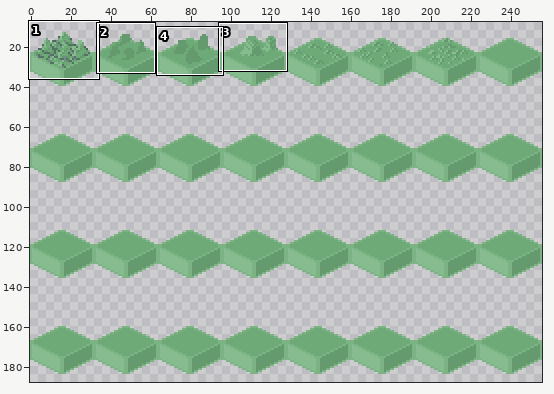
Two states of a pixel-art file, assets/overworld/kudzu_tile_decorations.aseprite. The first picture is a wide view before the edit; the outline marks the close-up.
Close-up. As it was:
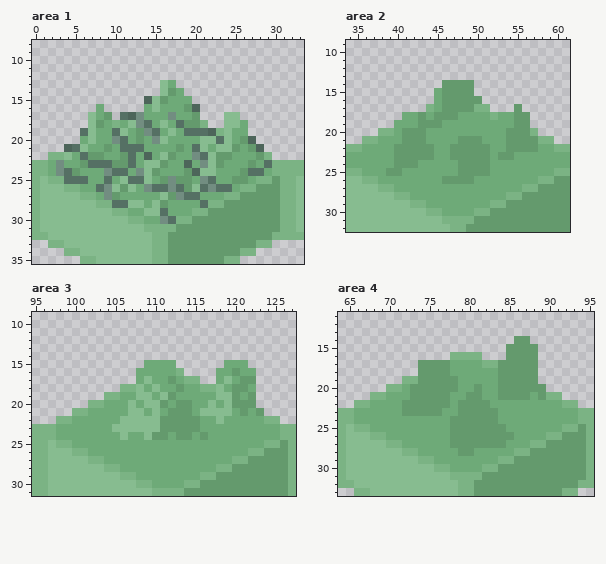
256x192 pixels, 1 frame. Shown: area 1: x 0..33, y 8..35; area 2: x 34..61, y 9..32; area 3: x 95..127, y 9..31; area 4: x 64..95, y 11..33. The wide view leaves out empty margins. The commit also changed other parts of the picture, which this record leaves out.
The result:
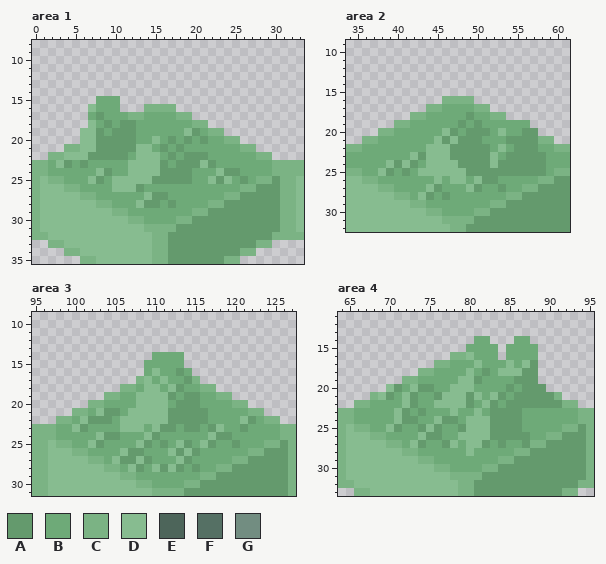
Palette (. is transparent): A #649a6d  B #6eaa78  C #7bb384  D #87bc90  E #4d655a  F #557064  G #728d81
Difference:
layer "vine floor" added
layer "Layer 4" added
layer "Flattened" added
layer "Group 1/Layer 2" removed
layer "Group 1/Layer 2 #2" removed
layer "Group 1/Layer 2 #3" removed
layer "Group 1/Layer 2 #4" removed
layer "Group 1/Layer 3" removed
layer "lgt green/original" removed
layer "lgt green/dark" removed
layer "lgt green/light" removed
Area 1:
y 13: x 16..17 DB -> ..
y 14: x 16..18 DAB -> ...
y 15: x 8..10 ... -> BBB; x 14..19 EDABBB -> ......
y 16: x 7 . -> D; x 9..10 .. -> BB; x 14..20 BDBBBAE -> CCCC...
y 17: x 7..13 DBA.FEG -> BABBBCC; x 17..20 GBBA -> BCC.; x 24..25 DD -> ..
y 18: x 8..14 ABCBDGF -> BABAABB; x 16 D -> B; x 18..20 FAA -> BBC; x 24..26 DDB -> ...
y 19: x 6 F -> D; x 8 B -> A; x 10..15 FDBAGF -> AAABBB; x 17 D -> B; x 19..22 FFFE -> DABC; x 24..26 DBB -> ...
y 20: x 6 B -> D; x 8..13 BBGFBA -> AAAAAB; x 15..17 GDB -> DBA; x 19 B -> A; x 21..27 DDFDBAE -> ABBCC..
y 21: x 4..5 EF -> CC; x 7..8 BB -> DA; x 10..14 BFFFB -> AAADD; x 16 B -> A; x 20..21 FD -> BB; x 23..28 DDABAE -> BBBCC.
y 22: x 5..6 BF -> DD; x 9..10 BB -> AA; x 12..16 FBEBD -> BDDDB; x 19..24 BGFDAA -> AAABBB; x 28 A -> C
y 23: x 3..4 GB -> DA; x 7..13 FFFAAFB -> BBBBBDD; x 18..23 BEBGDA -> AAADAB; x 27 A -> B; x 29 F -> B
y 24: x 3..5 GFA -> BBB; x 8..13 BGFFBG -> DABBDD; x 15..18 ABBB -> DAAA; x 20..28 EDDBBBAFF -> BBBDAABBB
y 25: x 4..10 FFFBBFB -> BBBDABD; x 12..13 FF -> DD; x 15 B -> A; x 17 G -> A; x 21..25 GFBBA -> BDADB
y 26: x 8..9 FG -> BB; x 11 A -> D; x 13..24 BGFFGFADFGFF -> ABBBBBBBBBBB
y 27: x 9..10 GA -> BB; x 14..20 BBDAGFF -> DAABBBB
y 28: x 10..12 FFD -> BBB; x 14..17 BDAB -> AABA; x 21 F -> B
y 29: x 14..16 DDF -> BBB
y 30: x 16..17 GF -> BB
Area 2:
y 14: x 46..49 AAAA -> ....
y 15: x 45..49 BAAAA -> .....
y 16: x 45..50 BAAAAA -> .CCCC.
y 17: x 45..49 BAAAA -> CBBBB; x 55 A -> .
y 18: x 41..43 BBA -> .CC; x 45..47 AAA -> BBB; x 49 B -> A; x 53..56 BBAA -> C...
y 19: x 40..41 BB -> CC; x 43..45 AAA -> BBB; x 48 B -> A; x 50 B -> A; x 55..56 AA -> BB
y 20: x 41..43 AAA -> BBB; x 46..47 BB -> DA; x 49..51 BBB -> AAA; x 53..55 BAA -> DBB; x 57 C -> A
y 21: x 41..43 AAA -> BBB; x 45..47 BBB -> DAD
y 22: x 40..46 AAAAABB -> BBBBDDD; x 53..54 BA -> DB
y 23: x 40..42 AAA -> BBD; x 44..46 ABB -> DDD; x 52..53 BA -> DB; x 55..58 BBBB -> AAAA
y 24: x 39 B -> D; x 41 A -> D; x 44..47 BBBB -> DDDD; x 52..58 BBBBBBB -> DAAAAAA
y 25: x 38 B -> D; x 40..41 AB -> BA; x 43..48 BBBBBA -> DDDDDD; x 52..58 BBBBBBB -> AAAAAAA
y 26: x 45..52 BAAAABBB -> DBDDBDAA
y 27: x 44..45 BB -> DA; x 49..50 BB -> DA; x 53 B -> A
y 28: x 43..44 BB -> DA; x 46 B -> A
Area 3:
y 14: x 110..113 .... -> BBBB
y 15: x 113 . -> B; x 119..121 BBB -> ...
y 16: x 108 B -> .; x 110 B -> D; x 113..114 C. -> AB; x 118..122 BBABB -> .....
y 17: x 108 B -> C; x 111..112 BA -> DB; x 114 C -> A; x 118..122 BDBAA -> .....
y 18: x 108..109 DB -> BD; x 112 B -> D; x 118..122 DBAAB -> .....
y 19: x 110 B -> D; x 114..115 BB -> AA; x 118..122 DDABA -> CC...
y 20: x 107..108 DB -> BD; x 111 A -> D; x 115 B -> A; x 117 D -> B; x 119..122 DAAA -> BCC.
y 21: x 103..105 BBB -> DAA; x 109 B -> D; x 111 B -> D; x 115..119 BDDDD -> AABBB; x 121..123 ABA -> BCC
y 22: x 101..104 BBBB -> DAAA; x 111 A -> D; x 116 B -> A; x 118 D -> B; x 121..122 BB -> DA
y 23: x 100..101 BB -> DA; x 105 D -> B; x 109 D -> B; x 113 A -> B; x 117..118 BB -> AD; x 121 B -> A
y 24: x 103..106 BBBD -> DAAB; x 111 A -> B; x 113..114 AA -> BB; x 116..119 ABBB -> BDAA
y 25: x 102..103 BB -> DA; x 108..109 BB -> DA; x 111 B -> A; x 113..114 BB -> DA; x 116..117 BB -> DA; x 120 B -> A
y 26: x 106..108 BBB -> DAA; x 112..115 BBBB -> DADA
y 27: x 105..109 BBBBB -> DAADA; x 113..114 BB -> DA
y 28: x 107..108 BB -> DA; x 110..113 BBBB -> DADA; x 115 B -> A
Area 4:
y 14: x 81..82 .. -> BB; x 86..87 AA -> BB
y 15: x 80..83 .... -> BBBB; x 85..88 AAAA -> BBBB
y 16: x 80..83 CC.. -> DBBB; x 85..88 AAAA -> BBBB
y 17: x 74..77 AAAA -> ..CC; x 81..87 BCCAAAA -> DBBBDBD
y 18: x 74..77 AAAA -> CCBB; x 80 B -> D; x 82 B -> A; x 84..86 AAA -> DDD
y 19: x 74..81 AAAAABBB -> BBBBBDDA; x 84..85 AA -> BB
y 20: x 70..71 CC -> DA; x 73 A -> D; x 76..81 AAABBA -> BBDDDB; x 84 A -> B; x 86 A -> B
y 21: x 69..70 CB -> DA; x 72 B -> D; x 74..75 AA -> BB; x 77..79 ABB -> DDD; x 81 A -> D; x 83 B -> D; x 85 A -> B; x 88 B -> A; x 90 C -> A
y 22: x 72 A -> D; x 74..79 AAAABA -> BBDDDD; x 81..83 AAB -> BDA; x 85..91 BBBBBBB -> AAAAAAA
y 23: x 71 B -> D; x 73 A -> B; x 75..76 AA -> BB; x 78..82 BAAAA -> DBBDB; x 84..86 BBB -> AAA
y 24: x 71..73 BBB -> DAA; x 76..77 BB -> DA; x 79..82 AAAA -> BDDD; x 84..86 BBB -> AAA
y 25: x 70..71 BB -> DA; x 74..76 BBB -> ADA; x 78 A -> B; x 80..82 AAA -> DDD; x 85..86 BB -> AA
y 26: x 74..76 BBB -> DAA; x 78..82 AAAAA -> BDDDD; x 86..87 BB -> AA
y 27: x 73..74 BB -> DA; x 77..81 BAAAA -> ADBDD; x 83 A -> B; x 87 B -> A
y 28: x 79..80 AA -> BD
Pixel boxes of the changes (left, top, right, bottom) in both close-ups:
changed: (56, 80, 272, 224)
changed: (378, 80, 546, 200)
changed: (72, 352, 264, 472)
changed: (378, 336, 562, 456)
